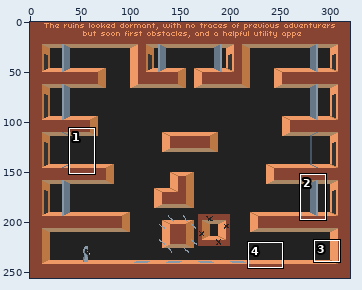
Two states of a sprite sheet, _res/tiles_mockup.png. The first picture is a wide view before the edit; the outline marks the close-up.
Close-up. Before the commit:
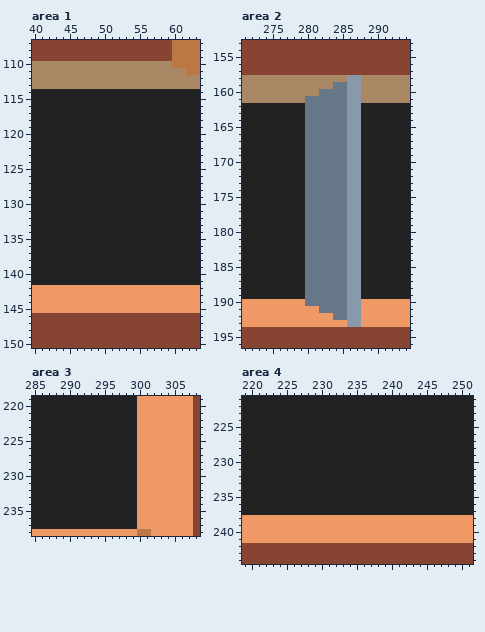
The file is 320x256 pixels. Shown: area 1: x 40..63, y 107..150; area 2: x 271..294, y 153..196; area 3: x 285..308, y 219..238; area 4: x 219..251, y 221..244. The commit also changed other parts of the picture, which this record leaves out.
And afterwards:
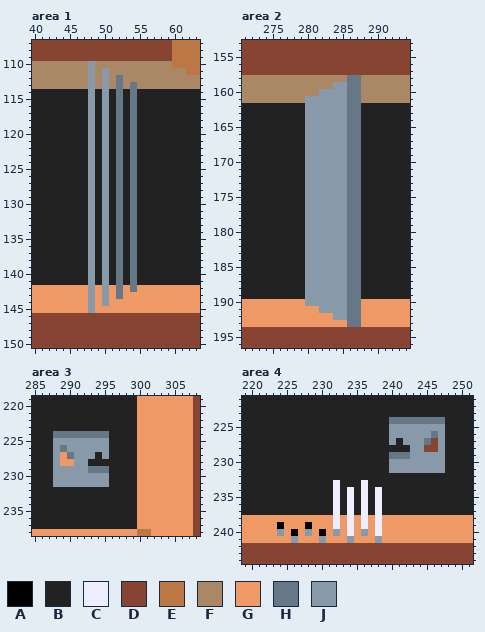
Palette (. is transparent): A #000000  B #222222  C #eeeeff  D #884433  E #bb7744  F #aa8866  G #ee9966  H #667788  J #8899aa
Diff:
--- area 1
@@ x 46..56 @@
 109 DDDDDDDDDDD
-110 FFFFFFFFFFF
-111 FFFFFFFFFFF
-112 FFFFFFFFFFF
-113 FFFFFFFFFFF
-114 BBBBBBBBBBB
-115 BBBBBBBBBBB
-116 BBBBBBBBBBB
-117 BBBBBBBBBBB
-118 BBBBBBBBBBB
-119 BBBBBBBBBBB
-120 BBBBBBBBBBB
-121 BBBBBBBBBBB
-122 BBBBBBBBBBB
-123 BBBBBBBBBBB
-124 BBBBBBBBBBB
-125 BBBBBBBBBBB
-126 BBBBBBBBBBB
-127 BBBBBBBBBBB
-128 BBBBBBBBBBB
-129 BBBBBBBBBBB
-130 BBBBBBBBBBB
-131 BBBBBBBBBBB
-132 BBBBBBBBBBB
-133 BBBBBBBBBBB
-134 BBBBBBBBBBB
-135 BBBBBBBBBBB
-136 BBBBBBBBBBB
-137 BBBBBBBBBBB
-138 BBBBBBBBBBB
-139 BBBBBBBBBBB
-140 BBBBBBBBBBB
-141 BBBBBBBBBBB
-142 GGGGGGGGGGG
-143 GGGGGGGGGGG
-144 GGGGGGGGGGG
-145 GGGGGGGGGGG
+110 FFJFFFFFFFF
+111 FFJFJFFFFFF
+112 FFJFJFHFFFF
+113 FFJFJFHFHFF
+114 BBJBJBHBHBB
+115 BBJBJBHBHBB
+116 BBJBJBHBHBB
+117 BBJBJBHBHBB
+118 BBJBJBHBHBB
+119 BBJBJBHBHBB
+120 BBJBJBHBHBB
+121 BBJBJBHBHBB
+122 BBJBJBHBHBB
+123 BBJBJBHBHBB
+124 BBJBJBHBHBB
+125 BBJBJBHBHBB
+126 BBJBJBHBHBB
+127 BBJBJBHBHBB
+128 BBJBJBHBHBB
+129 BBJBJBHBHBB
+130 BBJBJBHBHBB
+131 BBJBJBHBHBB
+132 BBJBJBHBHBB
+133 BBJBJBHBHBB
+134 BBJBJBHBHBB
+135 BBJBJBHBHBB
+136 BBJBJBHBHBB
+137 BBJBJBHBHBB
+138 BBJBJBHBHBB
+139 BBJBJBHBHBB
+140 BBJBJBHBHBB
+141 BBJBJBHBHBB
+142 GGJGJGHGHGG
+143 GGJGJGHGGGG
+144 GGJGJGGGGGG
+145 GGJGGGGGGGG
 146 DDDDDDDDDDD
--- area 2
@@ x 278..289 @@
 157 DDDDDDDDDDDD
-158 FFFFFFFFJJFF
-159 FFFFFFHHJJFF
-160 FFFFHHHHJJFF
-161 FFHHHHHHJJFF
-162 BBHHHHHHJJBB
-163 BBHHHHHHJJBB
-164 BBHHHHHHJJBB
-165 BBHHHHHHJJBB
-166 BBHHHHHHJJBB
-167 BBHHHHHHJJBB
-168 BBHHHHHHJJBB
-169 BBHHHHHHJJBB
-170 BBHHHHHHJJBB
-171 BBHHHHHHJJBB
-172 BBHHHHHHJJBB
-173 BBHHHHHHJJBB
-174 BBHHHHHHJJBB
-175 BBHHHHHHJJBB
-176 BBHHHHHHJJBB
-177 BBHHHHHHJJBB
-178 BBHHHHHHJJBB
-179 BBHHHHHHJJBB
-180 BBHHHHHHJJBB
-181 BBHHHHHHJJBB
-182 BBHHHHHHJJBB
-183 BBHHHHHHJJBB
-184 BBHHHHHHJJBB
-185 BBHHHHHHJJBB
-186 BBHHHHHHJJBB
-187 BBHHHHHHJJBB
-188 BBHHHHHHJJBB
-189 BBHHHHHHJJBB
-190 GGHHHHHHJJGG
-191 GGGGHHHHJJGG
-192 GGGGGGHHJJGG
-193 GGGGGGGGJJGG
+158 FFFFFFFFHHFF
+159 FFFFFFJJHHFF
+160 FFFFJJJJHHFF
+161 FFJJJJJJHHFF
+162 BBJJJJJJHHBB
+163 BBJJJJJJHHBB
+164 BBJJJJJJHHBB
+165 BBJJJJJJHHBB
+166 BBJJJJJJHHBB
+167 BBJJJJJJHHBB
+168 BBJJJJJJHHBB
+169 BBJJJJJJHHBB
+170 BBJJJJJJHHBB
+171 BBJJJJJJHHBB
+172 BBJJJJJJHHBB
+173 BBJJJJJJHHBB
+174 BBJJJJJJHHBB
+175 BBJJJJJJHHBB
+176 BBJJJJJJHHBB
+177 BBJJJJJJHHBB
+178 BBJJJJJJHHBB
+179 BBJJJJJJHHBB
+180 BBJJJJJJHHBB
+181 BBJJJJJJHHBB
+182 BBJJJJJJHHBB
+183 BBJJJJJJHHBB
+184 BBJJJJJJHHBB
+185 BBJJJJJJHHBB
+186 BBJJJJJJHHBB
+187 BBJJJJJJHHBB
+188 BBJJJJJJHHBB
+189 BBJJJJJJHHBB
+190 GGJJJJJJHHGG
+191 GGGGJJJJHHGG
+192 GGGGGGJJHHGG
+193 GGGGGGGGHHGG
 194 DDDDDDDDDDDD
--- area 3
@@ x 286..297 @@
 223 BBBBBBBBBBBB
-224 BBBBBBBBBBBB
-225 BBBBBBBBBBBB
-226 BBBBBBBBBBBB
-227 BBBBBBBBBBBB
-228 BBBBBBBBBBBB
-229 BBBBBBBBBBBB
-230 BBBBBBBBBBBB
-231 BBBBBBBBBBBB
+224 BBHHHHHHHHBB
+225 BBJJJJJJJJBB
+226 BBJHJJJJJJBB
+227 BBJGHJJJBJBB
+228 BBJGGJJBBBBB
+229 BBJJJJJHHHBB
+230 BBJJJJJJJJBB
+231 BBJJJJJJJJBB
 232 BBBBBBBBBBBB
--- area 4
@@ x 219..251 @@
 223 BBBBBBBBBBBBBBBBBBBBBBBBBBBBBBBBB
-224 BBBBBBBBBBBBBBBBBBBBBBBBBBBBBBBBB
-225 BBBBBBBBBBBBBBBBBBBBBBBBBBBBBBBBB
-226 BBBBBBBBBBBBBBBBBBBBBBBBBBBBBBBBB
-227 BBBBBBBBBBBBBBBBBBBBBBBBBBBBBBBBB
-228 BBBBBBBBBBBBBBBBBBBBBBBBBBBBBBBBB
-229 BBBBBBBBBBBBBBBBBBBBBBBBBBBBBBBBB
-230 BBBBBBBBBBBBBBBBBBBBBBBBBBBBBBBBB
-231 BBBBBBBBBBBBBBBBBBBBBBBBBBBBBBBBB
+224 BBBBBBBBBBBBBBBBBBBBBHHHHHHHHBBBB
+225 BBBBBBBBBBBBBBBBBBBBBJJJJJJJJBBBB
+226 BBBBBBBBBBBBBBBBBBBBBJJJJJJHJBBBB
+227 BBBBBBBBBBBBBBBBBBBBBJBJJJHDJBBBB
+228 BBBBBBBBBBBBBBBBBBBBBBBBJJDDJBBBB
+229 BBBBBBBBBBBBBBBBBBBBBHHHJJJJJBBBB
+230 BBBBBBBBBBBBBBBBBBBBBJJJJJJJJBBBB
+231 BBBBBBBBBBBBBBBBBBBBBJJJJJJJJBBBB
 232 BBBBBBBBBBBBBBBBBBBBBBBBBBBBBBBBB
-233 BBBBBBBBBBBBBBBBBBBBBBBBBBBBBBBBB
-234 BBBBBBBBBBBBBBBBBBBBBBBBBBBBBBBBB
-235 BBBBBBBBBBBBBBBBBBBBBBBBBBBBBBBBB
-236 BBBBBBBBBBBBBBBBBBBBBBBBBBBBBBBBB
-237 BBBBBBBBBBBBBBBBBBBBBBBBBBBBBBBBB
-238 GGGGGGGGGGGGGGGGGGGGGGGGGGGGGGGGG
-239 GGGGGGGGGGGGGGGGGGGGGGGGGGGGGGGGG
-240 GGGGGGGGGGGGGGGGGGGGGGGGGGGGGGGGG
-241 GGGGGGGGGGGGGGGGGGGGGGGGGGGGGGGGG
+233 BBBBBBBBBBBBBCBBBCBBBBBBBBBBBBBBB
+234 BBBBBBBBBBBBBCBCBCBCBBBBBBBBBBBBB
+235 BBBBBBBBBBBBBCBCBCBCBBBBBBBBBBBBB
+236 BBBBBBBBBBBBBCBCBCBCBBBBBBBBBBBBB
+237 BBBBBBBBBBBBBCBCBCBCBBBBBBBBBBBBB
+238 GGGGGGGGGGGGGCGCGCGCGGGGGGGGGGGGG
+239 GGGGGAGGGAGGGCGCGCGCGGGGGGGGGGGGG
+240 GGGGGJGAGJGAGJGCGJGCGGGGGGGGGGGGG
+241 GGGGGGGJGGGJGGGJGGGJGGGGGGGGGGGGG
 242 DDDDDDDDDDDDDDDDDDDDDDDDDDDDDDDDD
